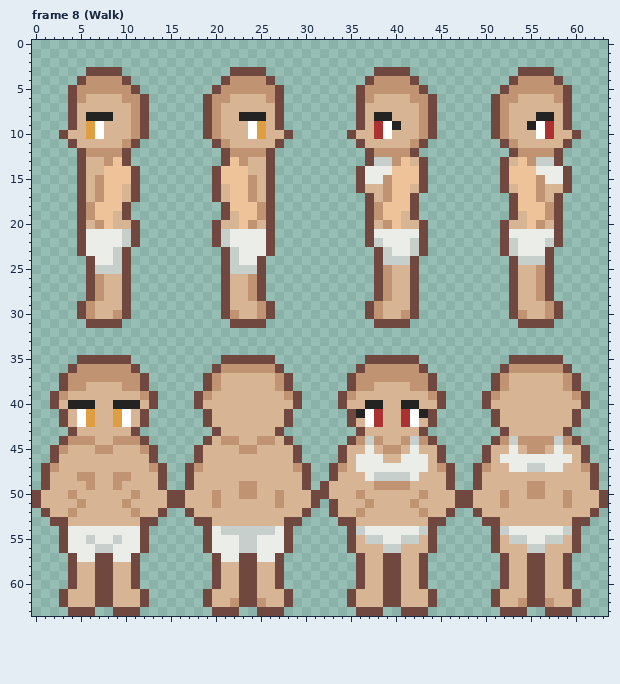
Pixel-art file: Aseprite/BTCharacter1.aseprite. The first picture shows the starting point.
64x64 pixels, 11 frames. Shown: frame 8 (Walk). The commit also changed other frames, which this record leaves out.
The same view after the edit:
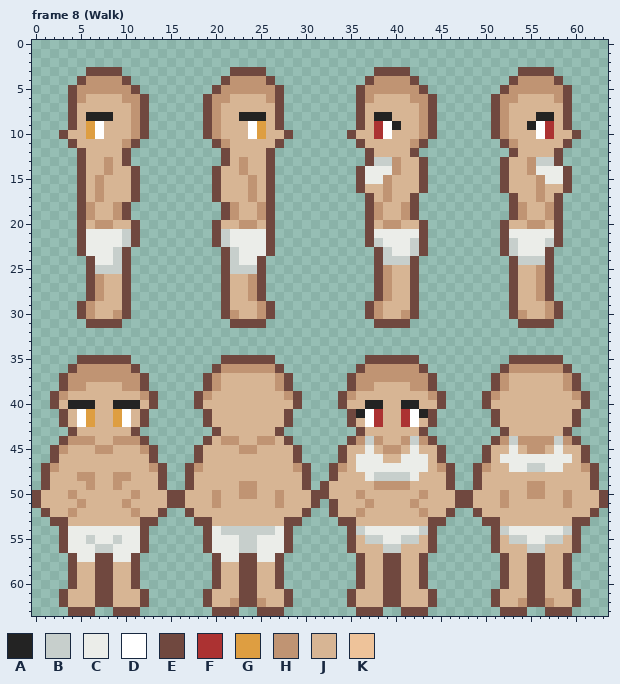
Palette (. is transparent): A #232323  B #c7cfcc  C #ebede9  D #ffffff  E #70483f  F #ac3232  G #de9e41  H #c09473  J #d7b594  K #eec39a
The edit:
Frame 8 (Walk):
The author changed colour J to colour H in row 19 at x 9, 22, 41 and 54.
The author changed colour K to colour H in row 14 at x 8, 23, 40 and 55; in row 18 at x 9, 22, 41 and 54; in row 20 at x 8, 23, 40 and 55.
The author changed colour H to colour J in row 12 at x 6 to 9, 22 to 25, 38 to 41 and 54 to 57.
The author changed colour K to colour J in row 13 at x 9, 22, 41 and 54; in row 14 at x 9 to 10, 21 to 22, 41 to 42 and 53 to 54; in row 15 at x 8 to 10, 21 to 23, 40 to 42 and 53 to 55; in rows 16 to 17 at x 8 to 9, 22 to 23, 40 to 41 and 54 to 55; in rows 18 to 19 at x 7 to 8, 23 to 24, 39 to 40 and 55 to 56.
Pixel boxes of the changes (left, top, right, bottom) in both pictures:
changed: (86, 148, 131, 229)
changed: (221, 148, 266, 229)
changed: (374, 148, 419, 229)
changed: (509, 148, 554, 229)
